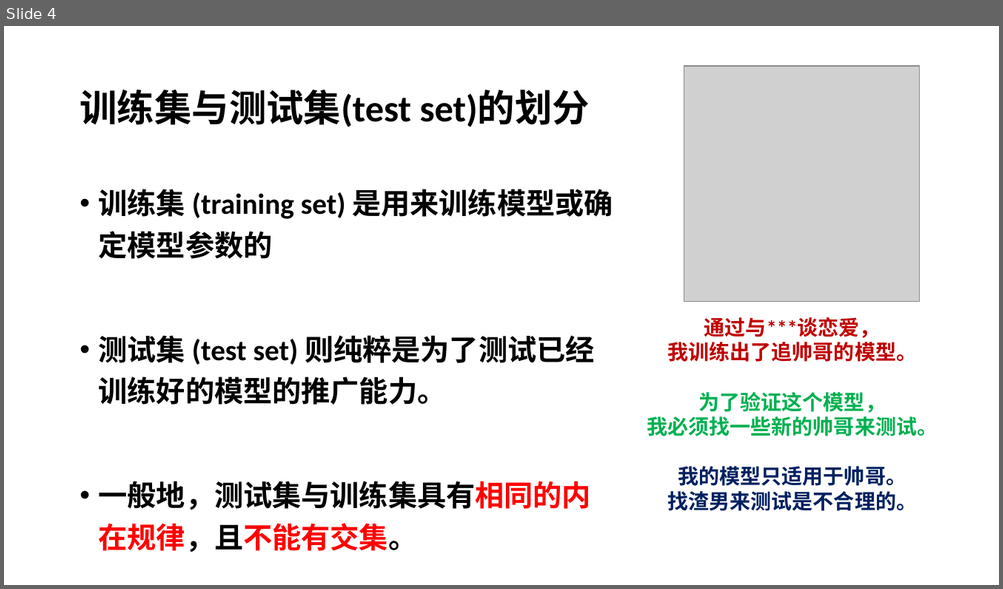
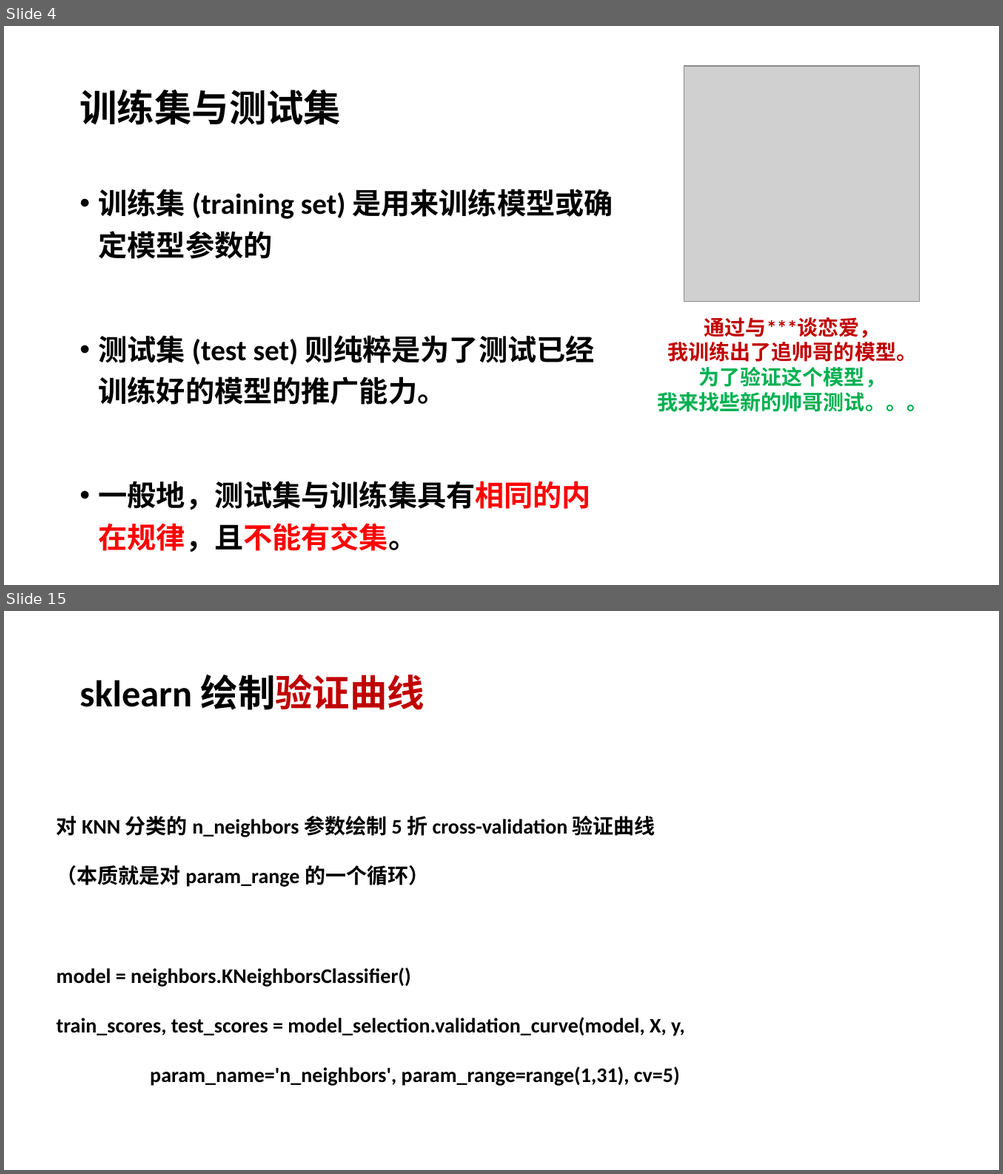
Before and after one commit to xiaodongli1986/teaching_AI, a slide deck: week5_ml_concepts.pptx. Shown one above the other, each under a label of ours: slide 4 before the commit, slides 4 and 15 after it; the slides between them are not shown. The pictures are 1003x589 and 1003x1174 pixels, drawn with LibreOffice and Linux fonts; fonts in the diff are those of the drawing; grey boxes stand for pictures. Boxes give left, top, right and bottom in pixels: in the first picture for what was removed or moved away, otherwise in the second. Text is boxed around its words. In the diff, an @@ line names an element or a change of style, - is before the commit and + after.

```diff
--- a/week5_ml_concepts.pptx
+++ b/week5_ml_concepts.pptx
@@ slide 15 added at (x1=4, y1=611, x2=999, y2=1170), background #FFFFFF @@
@@ title added at (x1=79, y1=674, x2=424, y2=710), 36 pt, text #000000, bold @@
+sklearn 绘制验证曲线
@@ text added at (x1=57, y1=816, x2=685, y2=1086), 20 pt, text #000000, bold @@
+对 KNN 分类的 n_neighbors 参数绘制 5 折 cross-validation 验证曲线
+（本质就是对 param_range 的一个循环）
+model = neighbors.KNeighborsClassifier()
+train_scores, test_scores = model_selection.validation_curve(model, X, y,
+param_name='n_neighbors', param_range=range(1,31), cv=5)
@@ slide 4 changed as well @@
@@ title at (x1=79, y1=90, x2=341, y2=125): text changed @@
-训练集与测试集(test set)的划分
+训练集与测试集
@@ text at (x1=657, y1=392, x2=928, y2=412): text changed; text colour #002060 to #00B050 @@
-我必须找一些新的帅哥来测试。
-我的模型只适用于帅哥。
-找渣男来测试是不合理的。
+我来找些新的帅哥测试。。。
```
Also in this commit, not shown: 1 other slide changed, 10 other slides added, 11 slides removed, 1 other file.
